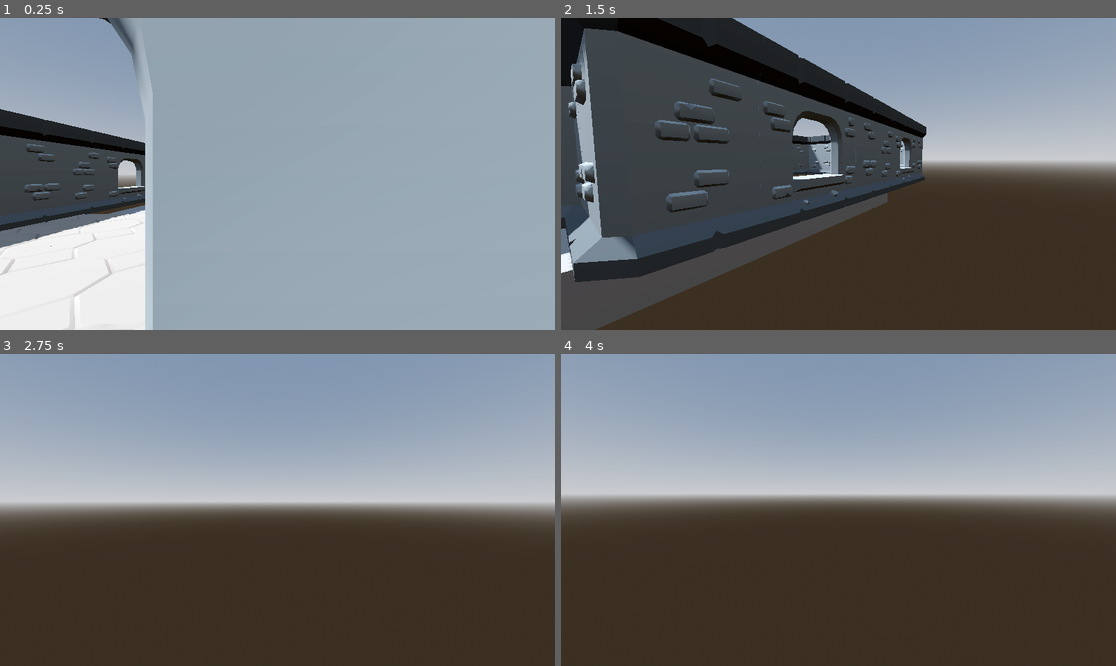
Above: before the commit, frames 1-4 (two rows, left to right).
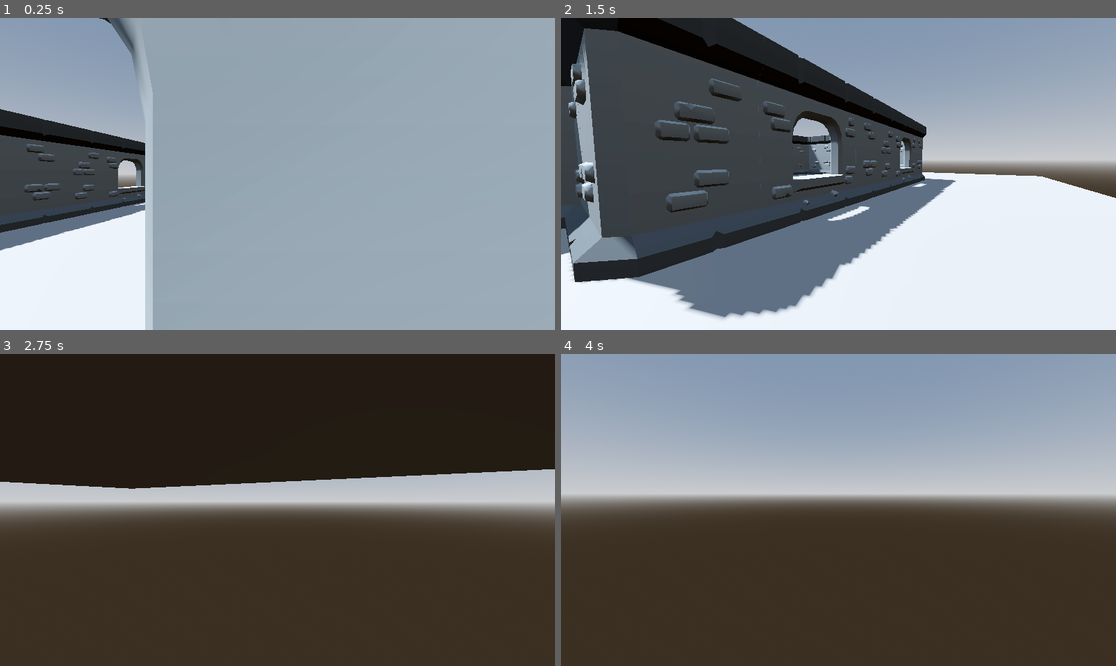
Above: after the commit, the same moments.

Repository: KavyaJP/Godot-3D
Game: Godot game, scene res://scenes/main.tscn
Two runs of this game, one before a commit and one after it. Both use one fixed random seed, a clock stepped at 60 frames per second and the inputs below.
Inputs (mouse positions are in pixels of both pictures, inside the frame that each line leads up to):
- Up to frame 1 (0.25 s): no input
- Up to frame 2 (1.5 s): tap Enter at 0.5 s; move the mouse to (960, 158) at 0.52 s; hold D (move_right) 0.53-1.28 s; tap \ (freefly) at 0.6 s; click (960, 158) at 0.67 s; tap Space (jump) at 0.77 s; move the mouse to (810, 174) at 1.27 s; hold W (move_forward) from 1.28 s (still down); tap Shift (sprint) at 1.35 s
- Up to frame 3 (2.75 s): keep holding W (move_forward); tap Space (jump) at 1.52 s; move the mouse to (288, 503) at 2.02 s; tap \ (freefly) at 2.1 s
- Up to frame 4 (4 s): keep holding W (move_forward); move the mouse to (832, 516) at 2.77 s; tap Shift (sprint) at 2.85 s; click (832, 516) at 2.92 s; tap Space (jump) at 3.02, 3.77 s; move the mouse to (877, 513) at 3.52 s; tap \ (freefly) at 3.6 s

The runs differ from the first frame. In frame 1, 0.7% of the frame differs, in the area x 0-27%, y 59-100%; in frame 2, 36%; in frame 3, 41%, in the area x 0-100%, y 0-44%; in frame 4, nothing differs.

Commit message:
Added flooring to the house

Diff:
--- /dev/null
+++ b/scenes/floor/floor.tscn
@@ -0,0 +1,5 @@
+[gd_scene format=3 uid="uid://bwyrdga4t7qfr"]
+
+[node name="Floor" type="CSGBox3D"]
+use_collision = true
+size = Vector3(36.094116, 1, 48.183716)
--- a/scenes/house.tscn
+++ b/scenes/house.tscn
@@ -82,31 +82,70 @@
 [node name="Floor" type="Node" parent="."]
 
 [node name="StoneFloor" parent="Floor" instance=ExtResource("5_3bgk5")]
-transform = Transform3D(1, 0, 0, 0, 1, 0, 0, 0, 1, 3, 0.5, 3.4)
+transform = Transform3D(1, 0, 0, 0, 1, 0, 0, 0, 1, 3, 0.435, 3.4963174)
 
 [node name="StoneFloor2" parent="Floor" instance=ExtResource("5_3bgk5")]
-transform = Transform3D(1, 0, 0, 0, 1, 0, 0, 0, 1, 7, 0.5, -0.5)
+transform = Transform3D(1, 0, 0, 0, 1, 0, 0, 0, 1, -1, 0.435, 3.4963174)
 
 [node name="StoneFloor3" parent="Floor" instance=ExtResource("5_3bgk5")]
-transform = Transform3D(1, 0, 0, 0, 1, 0, 0, 0, 1, 3, 0.5, -0.5)
+transform = Transform3D(1, 0, 0, 0, 1, 0, 0, 0, 1, -5, 0.435, 3.4963174)
 
 [node name="StoneFloor4" parent="Floor" instance=ExtResource("5_3bgk5")]
-transform = Transform3D(1, 0, 0, 0, 1, 0, 0, 0, 1, -1, 0.5, -0.5)
+transform = Transform3D(1, 0, 0, 0, 1, 0, 0, 0, 1, -8.7, 0.435, 3.4963174)
 
 [node name="StoneFloor5" parent="Floor" instance=ExtResource("5_3bgk5")]
-transform = Transform3D(1, 0, 0, 0, 1, 0, 0, 0, 1, -5, 0.5, -0.5)
+transform = Transform3D(1, 0, 0, 0, 1, 0, 0, 0, 1, 7, 0.435, -0.5)
 
 [node name="StoneFloor6" parent="Floor" instance=ExtResource("5_3bgk5")]
-transform = Transform3D(1, 0, 0, 0, 1, 0, 0, 0, 1, -8.7, 0.5, -0.5)
+transform = Transform3D(1, 0, 0, 0, 1, 0, 0, 0, 1, 3, 0.435, -0.5)
 
 [node name="StoneFloor7" parent="Floor" instance=ExtResource("5_3bgk5")]
-transform = Transform3D(1, 0, 0, 0, 1, 0, 0, 0, 1, -8.7, 0.5, 3.4)
+transform = Transform3D(1, 0, 0, 0, 1, 0, 0, 0, 1, -1, 0.435, -0.5)
 
 [node name="StoneFloor8" parent="Floor" instance=ExtResource("5_3bgk5")]
-transform = Transform3D(1, 0, 0, 0, 1, 0, 0, 0, 1, -5, 0.5, 3.4)
+transform = Transform3D(1, 0, 0, 0, 1, 0, 0, 0, 1, -5, 0.435, -0.5)
 
 [node name="StoneFloor9" parent="Floor" instance=ExtResource("5_3bgk5")]
-transform = Transform3D(1, 0, 0, 0, 1, 0, 0, 0, 1, -1, 0.5, 3.4)
+transform = Transform3D(1, 0, 0, 0, 1, 0, 0, 0, 1, -8.7, 0.435, -0.5)
+
+[node name="StoneFloor10" parent="Floor" instance=ExtResource("5_3bgk5")]
+transform = Transform3D(1, 0, 0, 0, 1, 0, 0, 0, 1, -8.7, 0.435, -4.5)
+
+[node name="StoneFloor11" parent="Floor" instance=ExtResource("5_3bgk5")]
+transform = Transform3D(1, 0, 0, 0, 1, 0, 0, 0, 1, -5, 0.435, -4.5)
+
+[node name="StoneFloor12" parent="Floor" instance=ExtResource("5_3bgk5")]
+transform = Transform3D(1, 0, 0, 0, 1, 0, 0, 0, 1, -1, 0.435, -4.5)
+
+[node name="StoneFloor13" parent="Floor" instance=ExtResource("5_3bgk5")]
+transform = Transform3D(1, 0, 0, 0, 1, 0, 0, 0, 1, 3, 0.435, -4.5)
+
+[node name="StoneFloor14" parent="Floor" instance=ExtResource("5_3bgk5")]
+transform = Transform3D(1, 0, 0, 0, 1, 0, 0, 0, 1, 7, 0.435, -4.5)
+
+[node name="StoneFloor15" parent="Floor" instance=ExtResource("5_3bgk5")]
+transform = Transform3D(1, 0, 0, 0, 1, 0, 0, 0, 1, -8.7, 0.435, -8.3)
+
+[node name="StoneFloor16" parent="Floor" instance=ExtResource("5_3bgk5")]
+transform = Transform3D(1, 0, 0, 0, 1, 0, 0, 0, 1, -5, 0.435, -8.3)
+
+[node name="StoneFloor17" parent="Floor" instance=ExtResource("5_3bgk5")]
+transform = Transform3D(1, 0, 0, 0, 1, 0, 0, 0, 1, -1, 0.435, -8.3)
+
+[node name="StoneFloor18" parent="Floor" instance=ExtResource("5_3bgk5")]
+transform = Transform3D(1, 0, 0, 0, 1, 0, 0, 0, 1, 3, 0.435, -8.3)
+
+[node name="StoneFloor19" parent="Floor" instance=ExtResource("5_3bgk5")]
+transform = Transform3D(1, 0, 0, 0, 1, 0, 0, 0, 1, 7, 0.435, -8.3)
+
+[node name="StoneFloor20" parent="Floor" instance=ExtResource("5_3bgk5")]
+transform = Transform3D(1, 0, 0, 0, 1, 0, 0, 0, 1, 7, 0.435, -12.3)
+
+[node name="StoneFloor21" parent="Floor" instance=ExtResource("5_3bgk5")]
+transform = Transform3D(1, 0, 0, 0, 1, 0, 0, 0, 1, 3, 0.435, -12.3)
+
+[node name="StoneFloor22" parent="Floor" instance=ExtResource("5_3bgk5")]
+transform = Transform3D(1, 0, 0, 0, 1, 0, 0, 0, 1, -1, 0.435, -12.3)
 
 [editable path="Doorways/WallDoorway2"]
 [editable path="Doorways/WallDoorway2/wall_doorway2"]
--- a/scenes/main.tscn
+++ b/scenes/main.tscn
@@ -1,6 +1,7 @@
-[gd_scene load_steps=6 format=3 uid="uid://bg0gm8q57cd33"]
+[gd_scene load_steps=7 format=3 uid="uid://bg0gm8q57cd33"]
 
 [ext_resource type="PackedScene" uid="uid://cy4pndarm6ney" path="res://scenes/house.tscn" id="1_o5qli"]
+[ext_resource type="PackedScene" uid="uid://bwyrdga4t7qfr" path="res://scenes/floor/floor.tscn" id="1_sugp2"]
 [ext_resource type="PackedScene" uid="uid://bs72ogkvdd7d6" path="res://addons/proto_controller/proto_controller.tscn" id="2_0wfyh"]
 
 [sub_resource type="ProceduralSkyMaterial" id="ProceduralSkyMaterial_o5qli"]
@@ -25,13 +26,13 @@
 transform = Transform3D(0.3420201, 0.8137977, -0.4698463, 2.7805942e-08, 0.49999994, 0.86602545, 0.93969274, -0.2961981, 0.17100997, -18.3, 5.9, -1.8000001)
 shadow_enabled = true
 
-[node name="Floor" type="CSGBox3D" parent="."]
-use_collision = true
-size = Vector3(18, 1, 18)
-
 [node name="House" parent="." instance=ExtResource("1_o5qli")]
 
 [node name="ProtoController" parent="." instance=ExtResource("2_0wfyh")]
 transform = Transform3D(1, 0, 0, 0, 1, 0, 0, 0, 1, -0.90000004, 0.46, 6.7)
 can_sprint = true
 can_freefly = true
+
+[node name="Floor" parent="." instance=ExtResource("1_sugp2")]
+transform = Transform3D(1, 0, 0, 0, 1, 0, 0, 0, 1, 0, 0, -5.9185486)
+size = Vector3(36.094116, 1, 36.34662)
